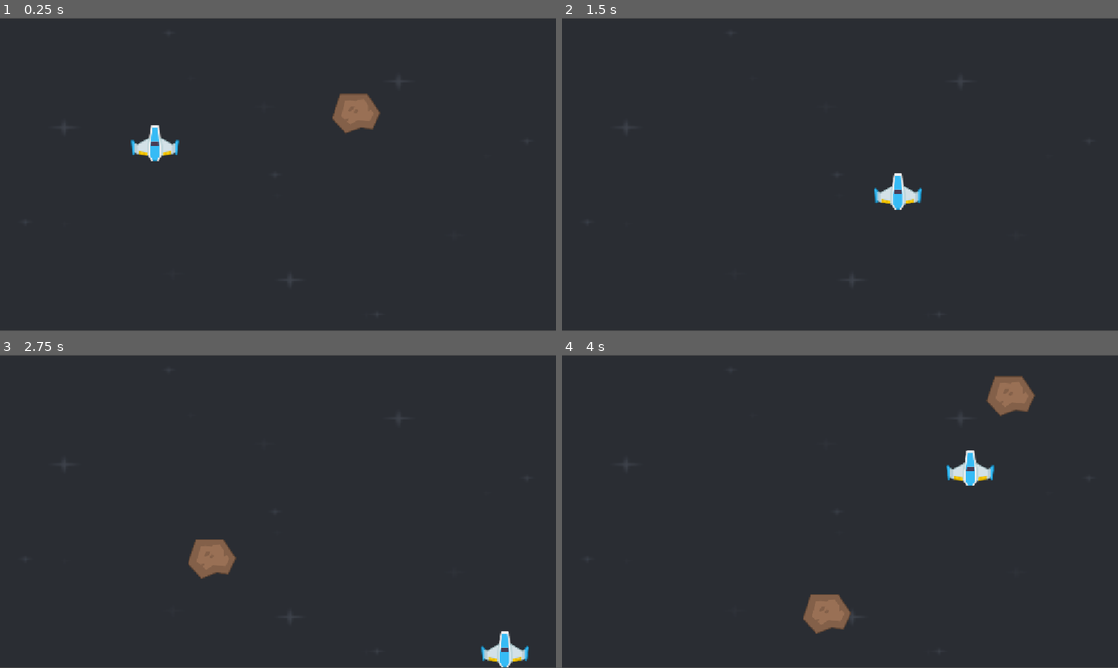
Above: before the commit, frames 1-4 (two rows, left to right).
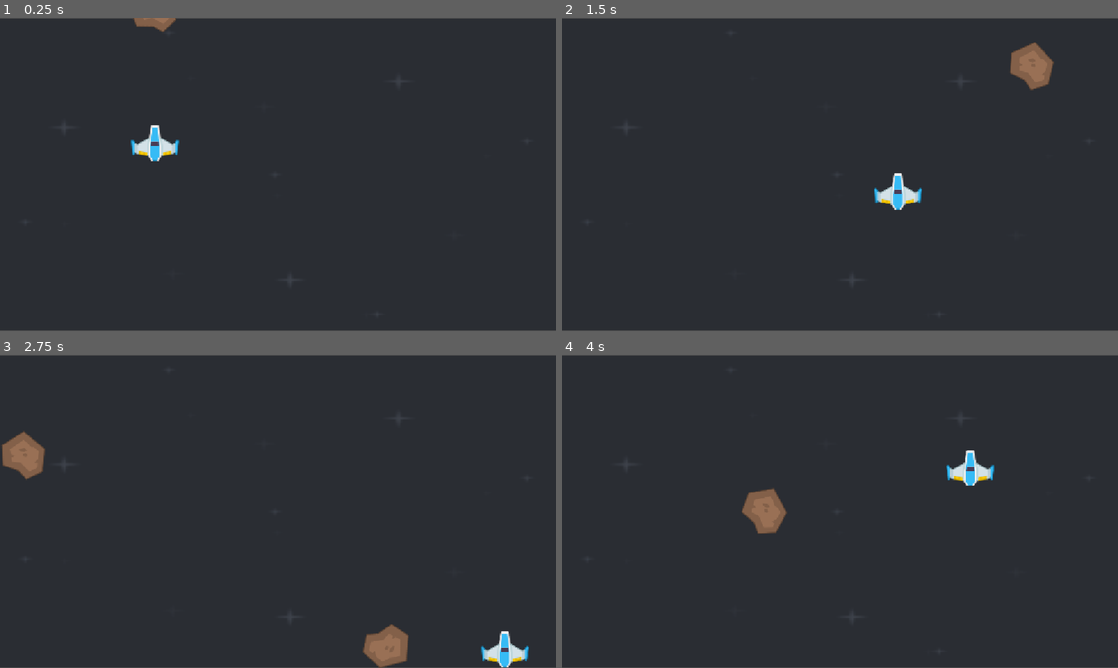
Above: after the commit, the same moments.

Repository: MantasEdine/GODOT_TEST
Game: Godot game, scene res://scenes/level.tscn
Same seed, same stepped clock (60 frames per second), same inputs: the game is played once before the commit and once after it.
Inputs:
- Up to frame 1 (0.25 s): no input
- Up to frame 2 (1.5 s): hold Right (move_right) 0.53-1.28 s; hold Down (move_down) from 1.28 s (still down)
- Up to frame 3 (2.75 s): release Down (move_down) at 2.03 s; hold Right (move_right) from 2.03 s (still down)
- Up to frame 4 (4 s): release Right (move_right) at 2.78 s; hold Up (move_up) 2.78-3.53 s; hold Left (move_left) from 3.53 s (still down)

The runs differ from the first frame. In frame 1, 1.0% of the frame differs, in the area x 24-69%, y 0-37%; in frame 2, 0.8%; in frame 3, 2.4%; in frame 4, 2.5%, in the area x 32-86%, y 6-90%.

Commit message:
Timer Improvment

Diff:
--- a/scenes/meteor.gd
+++ b/scenes/meteor.gd
@@ -1,5 +1,7 @@
 extends Area2D
-
+var speed : int
+var rotation_speed : int
+var direction : float
 
 func _ready() -> void:
 	var rng := RandomNumberGenerator.new()
@@ -8,9 +10,14 @@
 	var random_x = rng.randi_range(0,width)
 	var random_y = rng.randi_range(-150,-50)
 	position = Vector2(random_x,random_y)
+	speed = rng.randi_range(300,500)
+	direction = rng.randf_range(-1,1)
+	rotation_speed = rng.randi_range(40,100)
+
 
 func _process(delta):
-	position += Vector2(0,1.0) * 400 * delta
+	position += Vector2(direction,1.0) * 400 * delta
+	rotation_degrees += rotation_speed * delta
 
 
 func _on_body_entered(body: Node2D) -> void:
--- a/scenes/meteor.tscn
+++ b/scenes/meteor.tscn
@@ -10,7 +10,6 @@
 script = ExtResource("1_pxso2")
 
 [node name="Sprite2D" type="Sprite2D" parent="." unique_id=504348589]
-position = Vector2(330, 211)
 texture = ExtResource("2_83eji")
 
 [node name="CollisionShape2D" type="CollisionShape2D" parent="." unique_id=1042359599]
